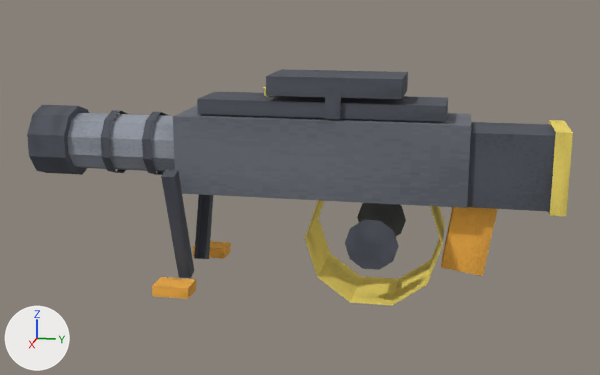
Before and after pictures for a commit that changed the glTF model packages/client/public/models/weapons/weapon_hmg.glb.
Both versions are drawn from a 50 mm lens placed at (4.36, 0.14, 1.01), pointed at (0.0, -0.73, -0.08). The lights are fixed; the arrows at lower left show +X, +Y and +Z. The picture after the commit comes second. Vertices at exactly the same position are counted once.

Objects in the first picture: 'weapon_hmg'.
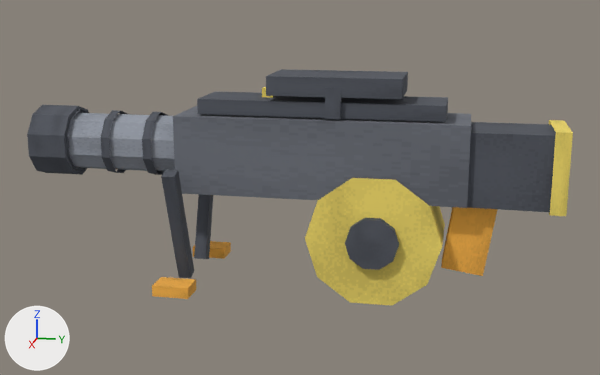
Scene script edits in JSON lines:
```json
{"block": "me_weapon_hmg", "where": "# used by ob_weapon_hmg; location = (0.0, 0.0, 0.0)"}
{"op": "remove", "block": "me_weapon_hmg", "code": "me_weapon_hmg.from_pydata(...)  # 240 vertices, 262 faces; spans x -0.41..0.41, y -2.23..0.66, z -0.64..0.55"}
{"op": "add", "block": "me_weapon_hmg", "code": "me_weapon_hmg.from_pydata(...)  # 264 vertices, 350 faces; spans x -0.41..0.41, y -2.23..0.66, z -0.64..0.55"}
{"block": "me_weapon_hmg", "change": "me_weapon_hmg part 1"}
{"block": "me_weapon_hmg", "change": "9 vertices are added at x -0.21..0.21, y -0.87..-0.19, z 0.04..0.5"}
{"block": "me_weapon_hmg", "change": "10 new vertices lie (0.0, 0.05, 0.0) away from vertices in x -0.17..0.17, y -2.05, z -0.04..0.32"}
{"block": "me_weapon_hmg", "change": "5 new vertices lie (0.06, 0.0, 0.0) away from vertices in x -0.19..-0.03, y -0.93..-0.48, z 0.34..0.5"}
{"block": "me_weapon_hmg", "change": "88 new faces join them"}
```

Location of each change, (x1, y1, x2, y2) in pixels of the pictures (600 x 375 px):
```json
{"part": 1, "of": "me_weapon_hmg", "change": "added", "after": [66, 87, 442, 306]}
```
